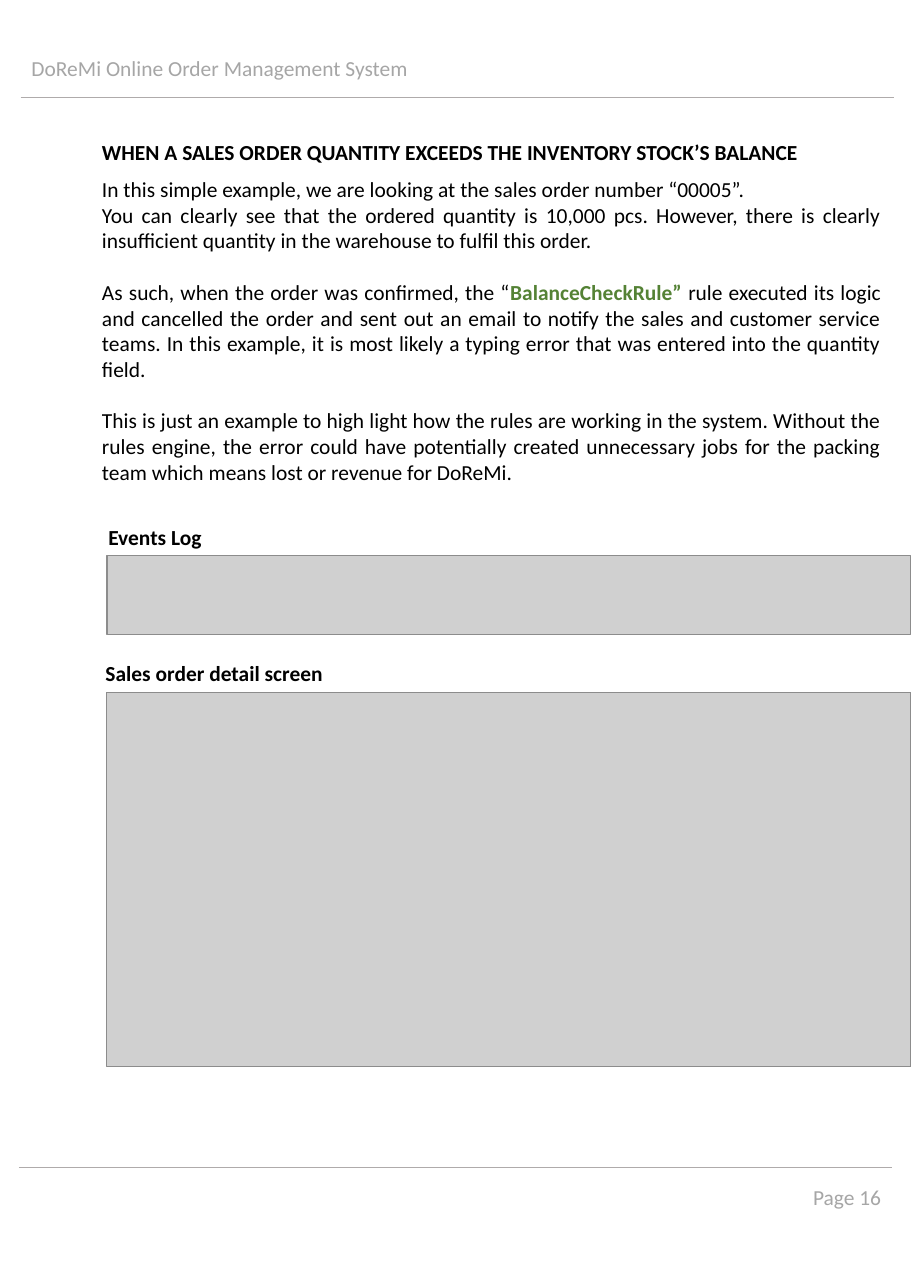
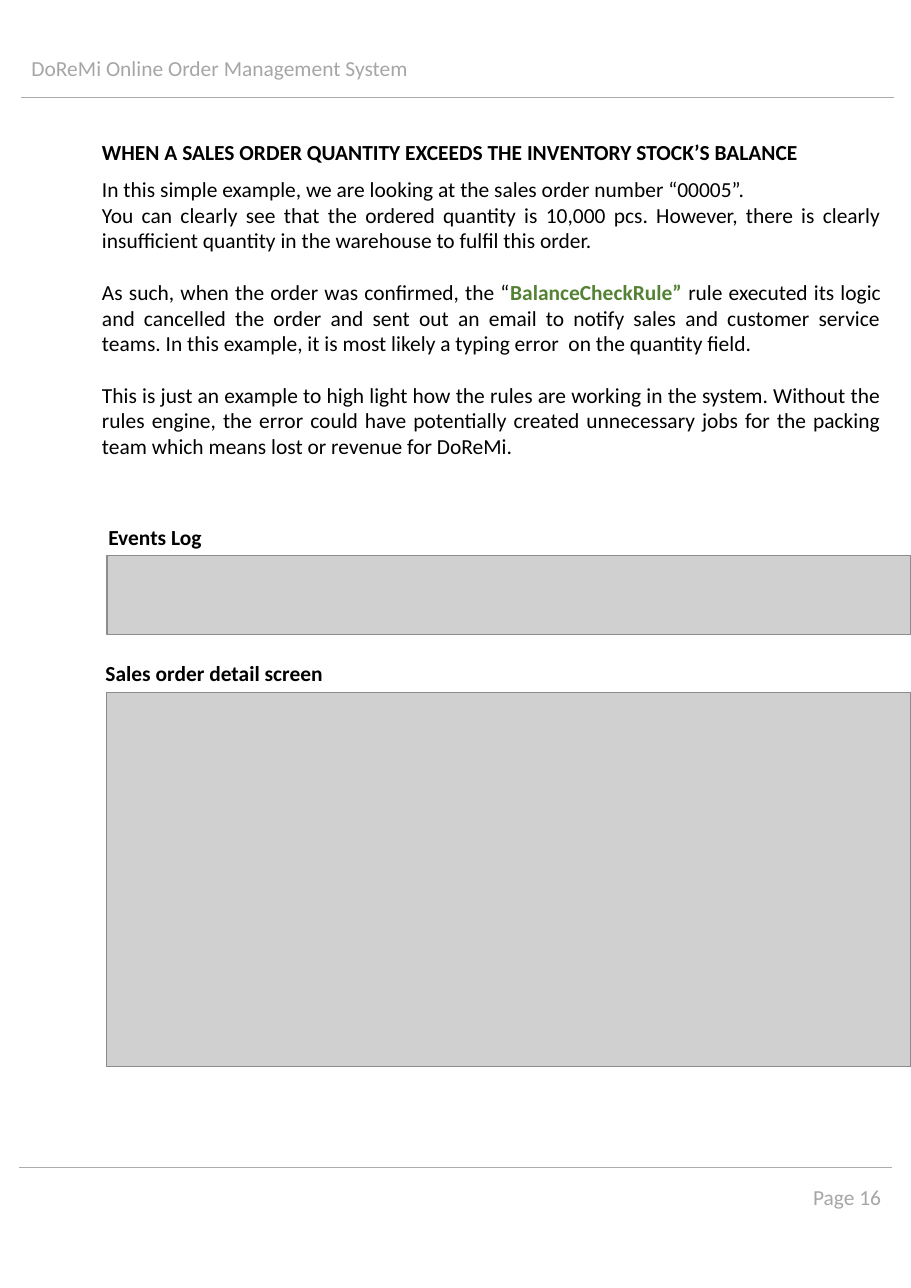
Before and after one commit to chadng/IRS-MR-2019-01-19-IS1PT-GRP-X-Men-Online_Order_Management_System, a slide deck: slide 17 of UserGuide/User Guide v1.3.pptx. Drawn at 911x1288 pixels with LibreOffice and Linux fonts; fonts in the diff are those of the drawing; grey boxes stand for pictures. Boxes give left, top, right and bottom in pixels: in the first picture for what was removed or moved away, otherwise in the second. Text is boxed around its words. In the diff, an @@ line names an element or a change of style, - is before the commit and + after.

```diff
--- a/UserGuide/User Guide v1.3.pptx
+++ b/UserGuide/User Guide v1.3.pptx
@@ text at box(102, 284, 880, 355): text changed @@
-As such, when the order was confirmed, the “BalanceCheckRule” rule executed its logic and cancelled the order and sent out an email to notify the sales and customer service teams. In this example, it is most likely a typing error that was entered into the quantity field.
+As such, when the order was confirmed, the “BalanceCheckRule” rule executed its logic and cancelled the order and sent out an email to notify sales and customer service teams. In this example, it is most likely a typing error on the quantity field.
```
Also in this commit, not shown: 1 other file.
